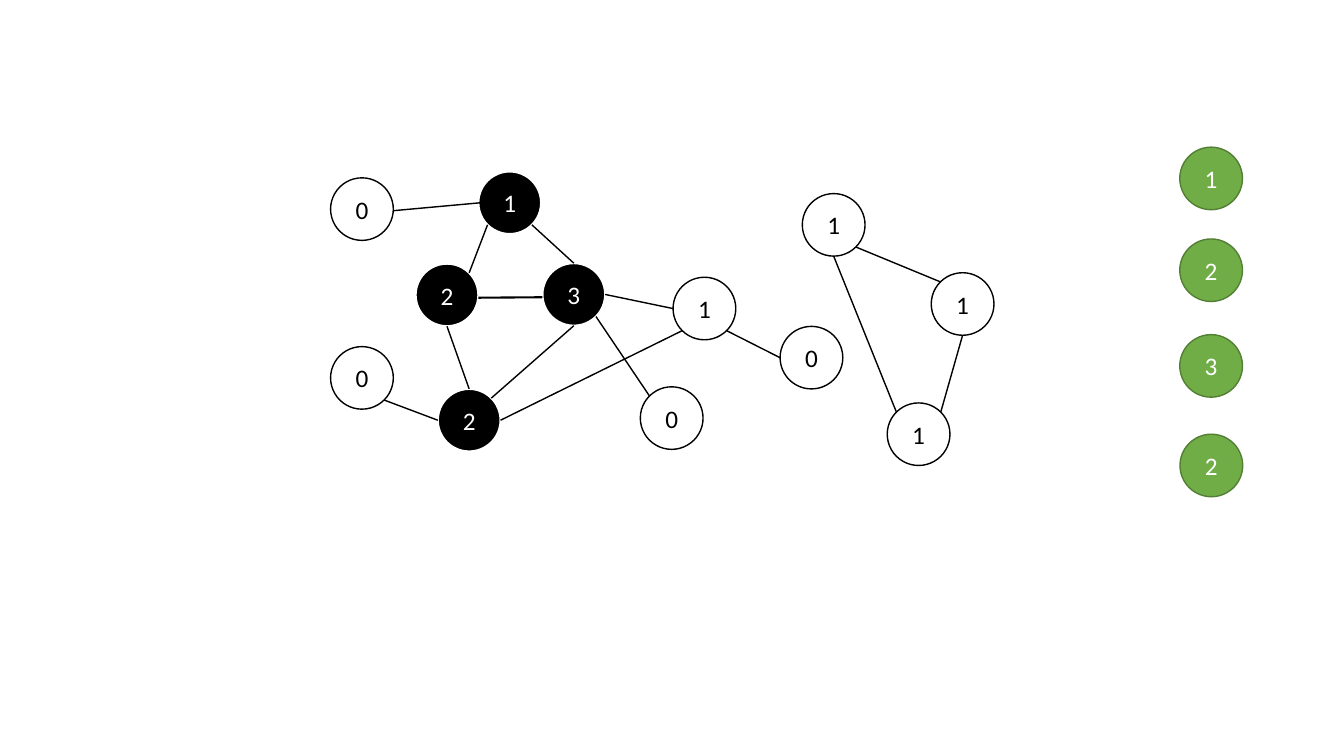
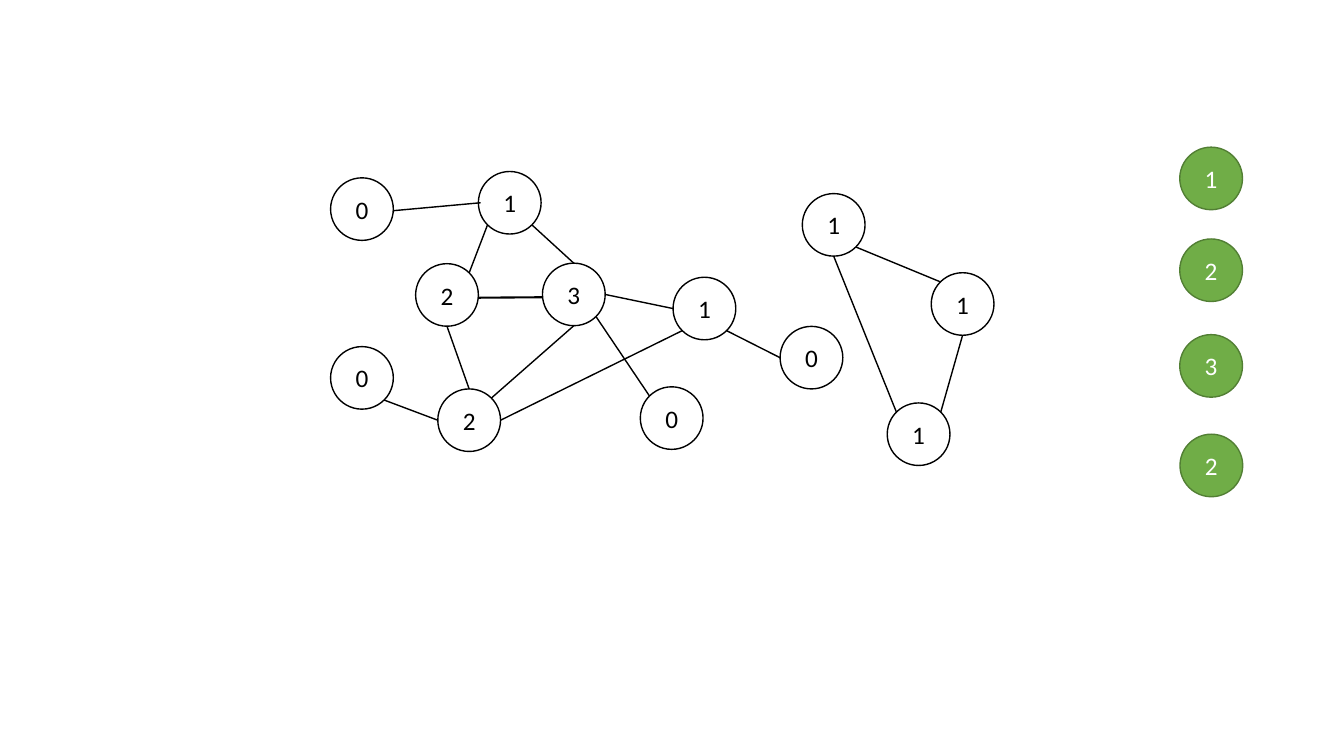
Before and after one commit to DuanSky22/GraduationThesis, a slide deck: slide 2 of post-graduate paper/论文画图.pptx. Drawn at 1344x756 pixels with LibreOffice and Linux fonts; fonts in the diff are those of the drawing. Boxes give left, top, right and bottom in pixels: in the first picture for what was removed or moved away, otherwise in the second. Text is boxed around its words. In the diff, an @@ line names an element or a change of style, - is before the commit and + after.

```diff
--- a/post-graduate paper/论文画图.pptx
+++ b/post-graduate paper/论文画图.pptx
@@ text colour #FFFFFF to #000000; fill #000000 to #FFFFFF; outline #FFFFFF 1.5 pt to #000000 1 pt in 4 elements at (415,264,478,327), (438,389,500,452), (542,263,605,326), (479,171,541,234) @@
```
Also in this commit, not shown: 2 slides added, 15 other files.
